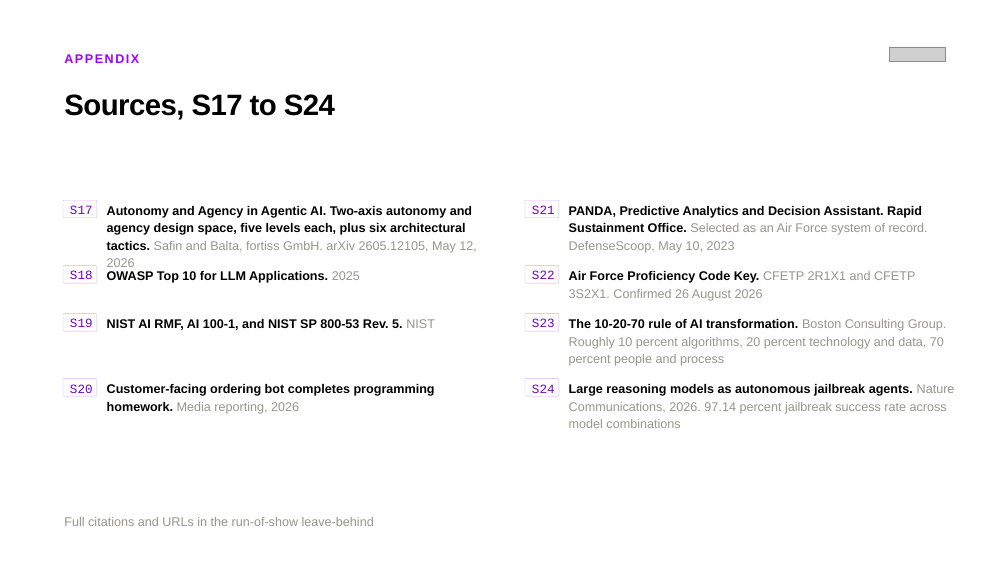
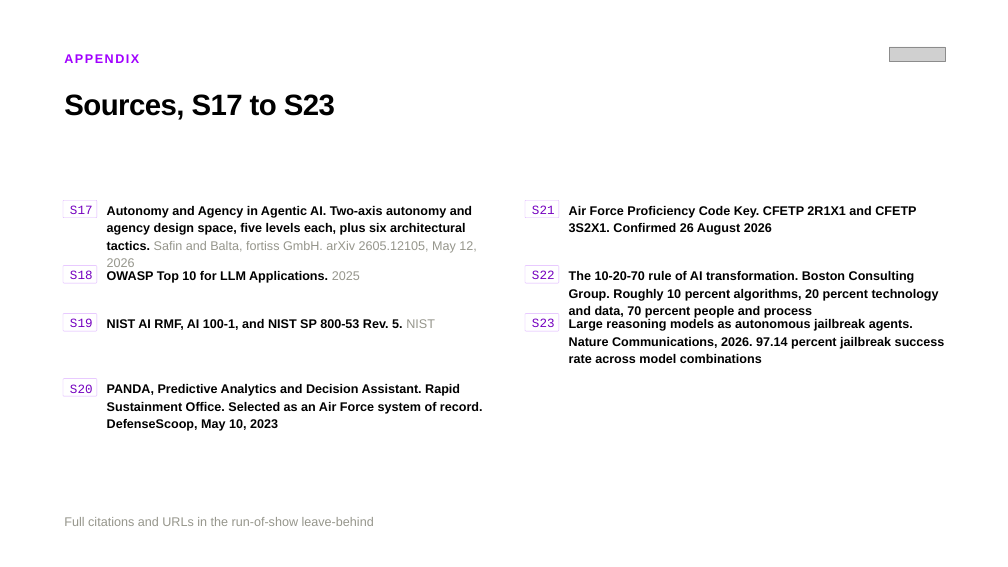
Before and after one commit to peopleforrester/dafitc-2026-companion, a slide deck: slide 31 of slides/AFS-DAFITC-2026-Accelerating-Mission-Readiness-v23.pptx. Drawn at 1008x567 pixels with LibreOffice and Linux fonts; fonts in the diff are those of the drawing; grey boxes stand for pictures. Boxes give left, top, right and bottom in pixels: in the first picture for what was removed or moved away, otherwise in the second. Text is boxed around its words. In the diff, an @@ line names an element or a change of style, - is before the commit and + after.

```diff
--- a/slides/AFS-DAFITC-2026-Accelerating-Mission-Readiness-v23.pptx
+++ b/slides/AFS-DAFITC-2026-Accelerating-Mission-Readiness-v23.pptx
@@ text at [64, 94, 335, 120]: text changed @@
-Sources, S17 to S24
+Sources, S17 to S23
@@ text "Air Force Proficiency Code Key. ...": place and size @@
-text "Air Force Proficiency Code Key. ..." at [569, 271, 915, 301]
+text "Air Force Proficiency Code Key. ..." at [569, 206, 916, 235]
@@ text "Air Force Proficiency Code Key. ..." at [569, 206, 916, 235]: text colour #96968C to #000000, bold on in "CFETP 2R1X1 and CFETP 3S2X1. Confirmed 26 ..." @@
@@ text removed at [569, 206, 928, 253] @@
-PANDA, Predictive Analytics and Decision Assistant. Rapid Sustainment Office. Selected as an Air Force system of record. DefenseScoop, May 10, 2023
@@ text "The 10-20-70 rule of AI ...": place and size @@
-text "The 10-20-70 rule of AI ..." at [569, 319, 946, 366]
+text "The 10-20-70 rule of AI ..." at [569, 271, 939, 318]
@@ text "The 10-20-70 rule of AI ..." at [569, 271, 939, 318]: text colour #96968C to #000000, bold on in "Boston Consulting Group. Roughly 10 percent algorithms, ..." @@
@@ text "Large reasoning models as autonomous ...": place and size @@
-text "Large reasoning models as autonomous ..." at [569, 384, 955, 428]
+text "Large reasoning models as autonomous ..." at [569, 319, 945, 363]
@@ text "Large reasoning models as autonomous ..." at [569, 319, 945, 363]: text colour #96968C to #000000, bold on in "Nature Communications, 2026. 97.14 percent jailbreak success ..." @@
@@ text at [107, 384, 483, 431]: text changed @@
-Customer-facing ordering bot completes programming homework. Media reporting, 2026
+PANDA, Predictive Analytics and Decision Assistant. Rapid Sustainment Office. Selected as an Air Force system of record. DefenseScoop, May 10, 2023
@@ rounded rectangle removed at [525, 379, 559, 396] @@
@@ text removed at [532, 384, 555, 393] @@
-S24
```
Also in this commit, not shown: 3 other slides changed, 3 other files.
